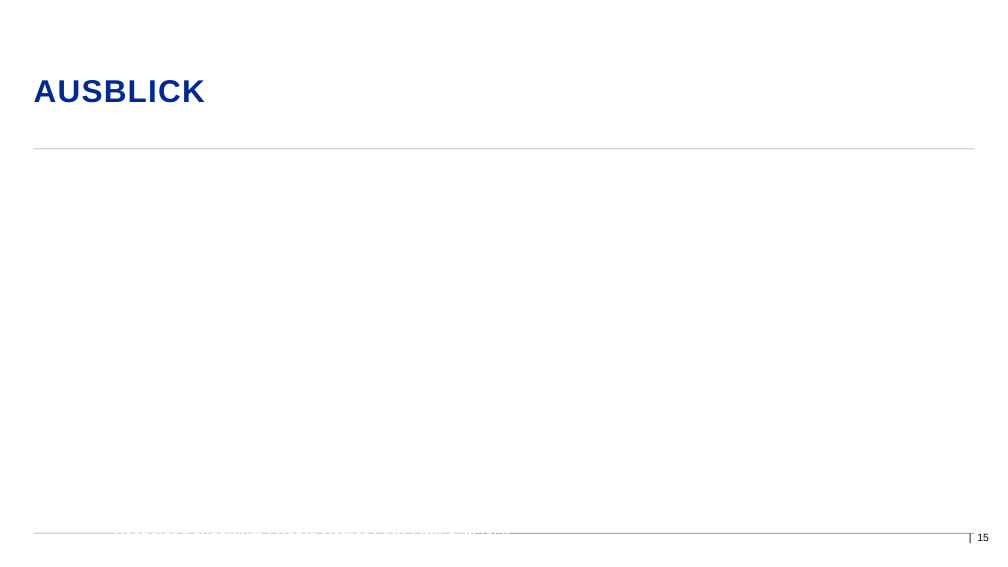
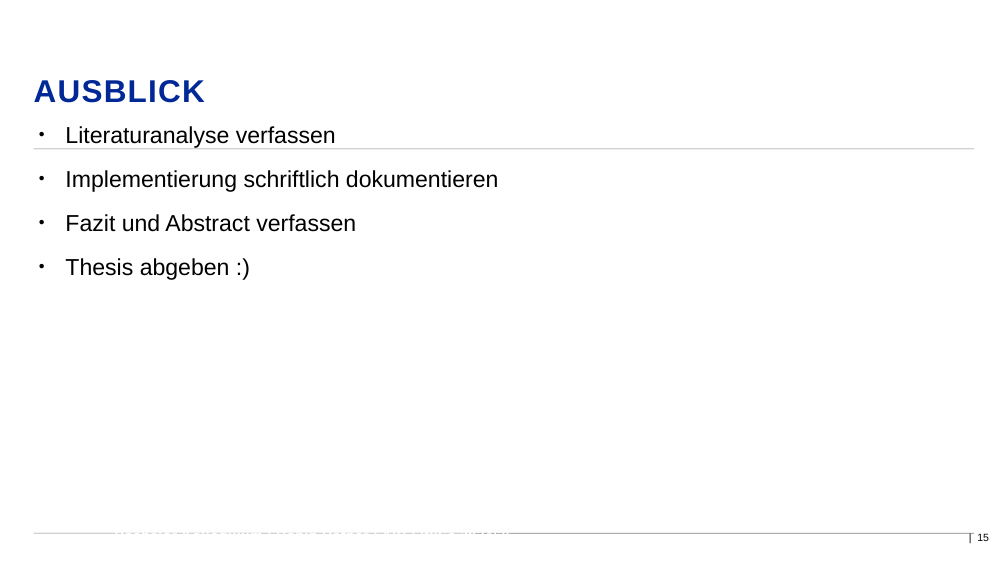
Before and after one commit to D4rkm4n215/Bachelorthesis, a slide deck: slide 15 of Thesis/Kolloquium/Präsentation_Hefner_Robin_206488.odp. Drawn at 1008x567 pixels with LibreOffice and Linux fonts; fonts in the diff are those of the drawing; background and template pictures are left out. Boxes give left, top, right and bottom in pixels: in the first picture for what was removed or moved away, otherwise in the second. Text is boxed around its words. In the diff, an @@ line names an element or a change of style, - is before the commit and + after.

```diff
--- a/Thesis/Kolloquium/Präsentation_Hefner_Robin_206488.odp
+++ b/Thesis/Kolloquium/Präsentation_Hefner_Robin_206488.odp
@@ text added at (65,126,498,280), 22 pt, text #000000 @@
+● Literaturanalyse verfassen
+● Implementierung schriftlich dokumentieren
+● Fazit und Abstract verfassen
+● Thesis abgeben :)
```
Also in this commit, not shown: 4 other slides changed, 3 other files.
